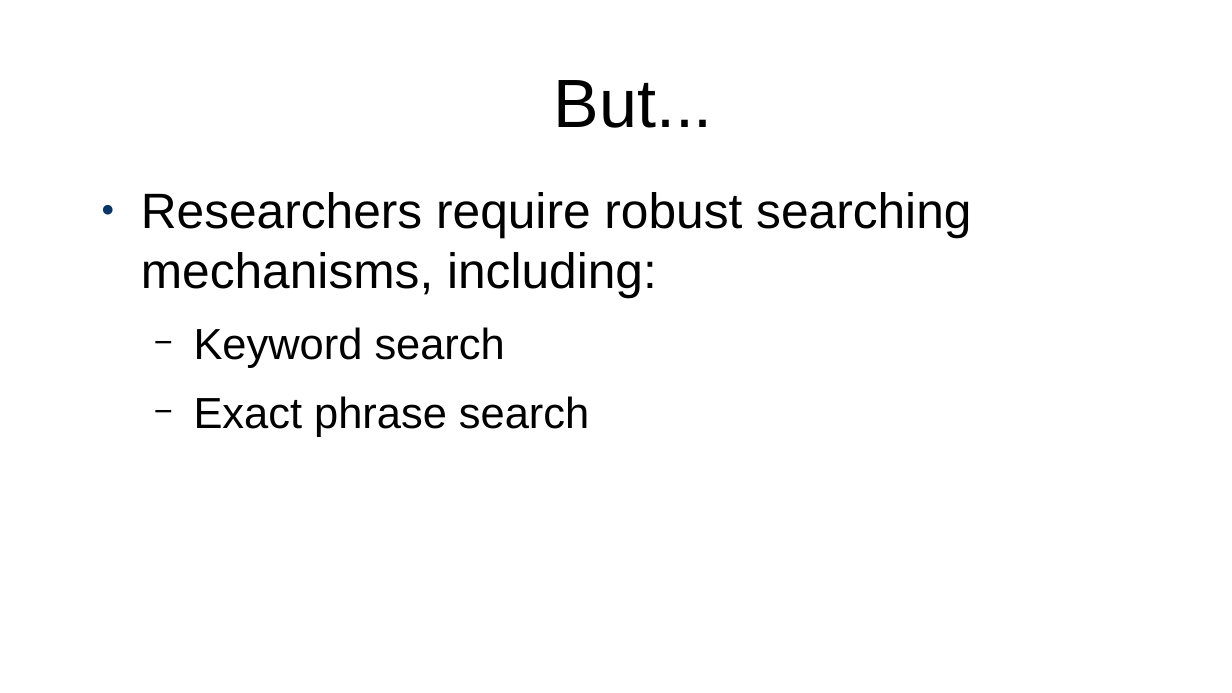
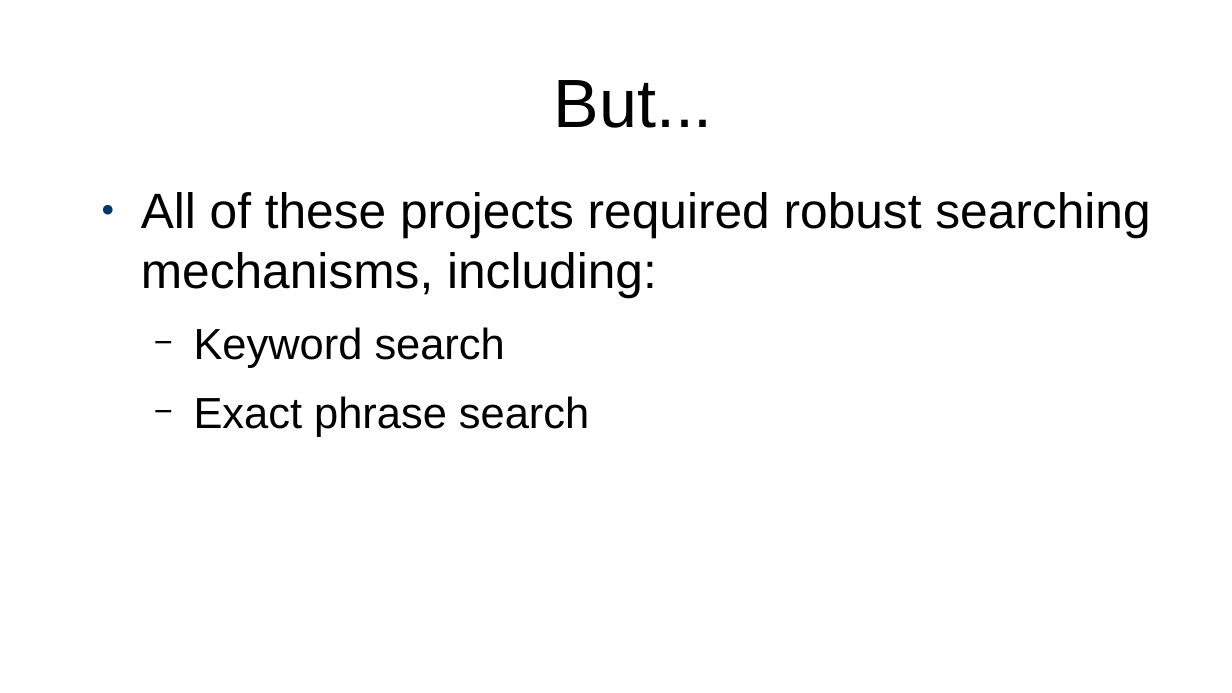
Before and after one commit to projectEndings/Endings, a slide deck: slide 8 of presentations/ubc2020/nineProjects.odp. Drawn at 1232x693 pixels with LibreOffice and Linux fonts; fonts in the diff are those of the drawing. Boxes give left, top, right and bottom in pixels: in the first picture for what was removed or moved away, otherwise in the second. Text is boxed around its words. In the diff, an @@ line names an element or a change of style, - is before the commit and + after.

```diff
--- a/presentations/ubc2020/nineProjects.odp
+++ b/presentations/ubc2020/nineProjects.odp
@@ text at (x1=141, y1=192, x2=1150, y2=297): text changed @@
-● Researchers require robust searching mechanisms, including:
+● All of these projects required robust searching mechanisms, including:
```
Also in this commit, not shown: 8 other slides changed, 10 slides added, 3 slides removed, 10 other files.
